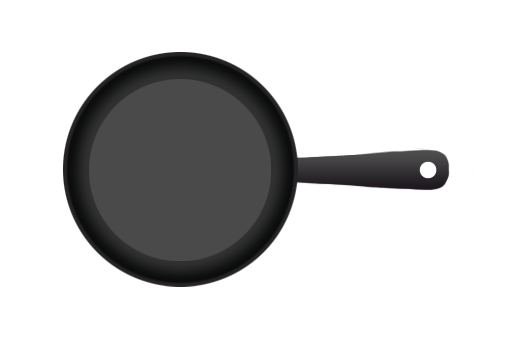
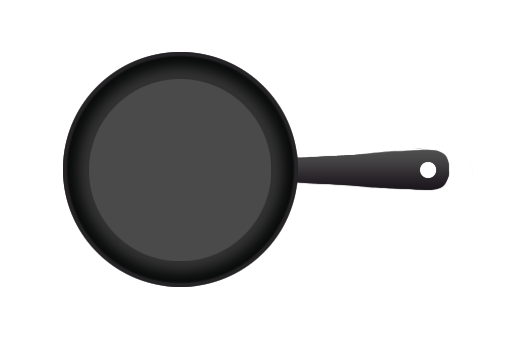
Layered file, before and after one edit (510×339). Changes by layer:
renamed "Copy" to "CopyTemplate", showed it, painted on it over [63, 52, 473, 287]
